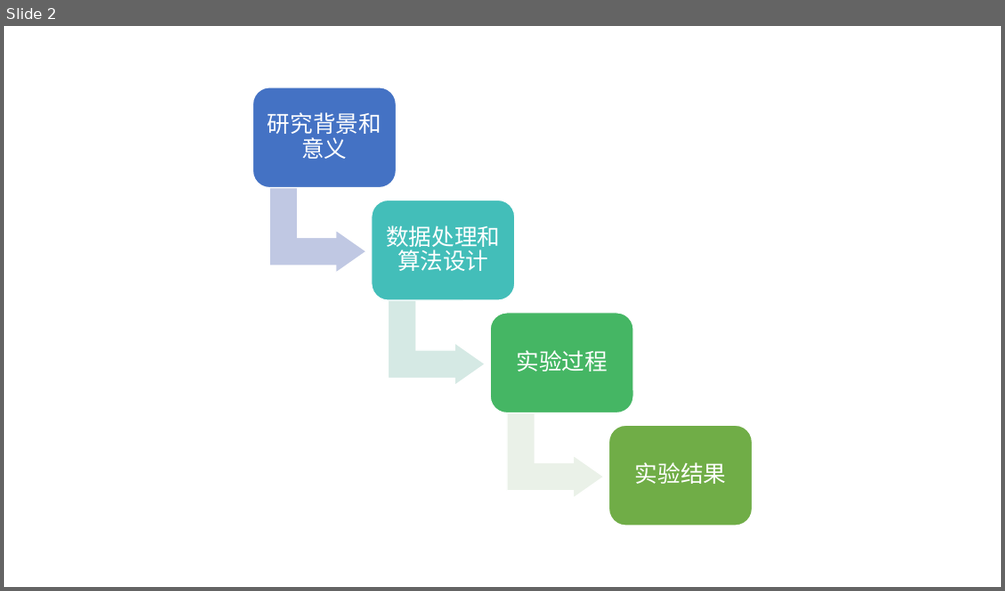
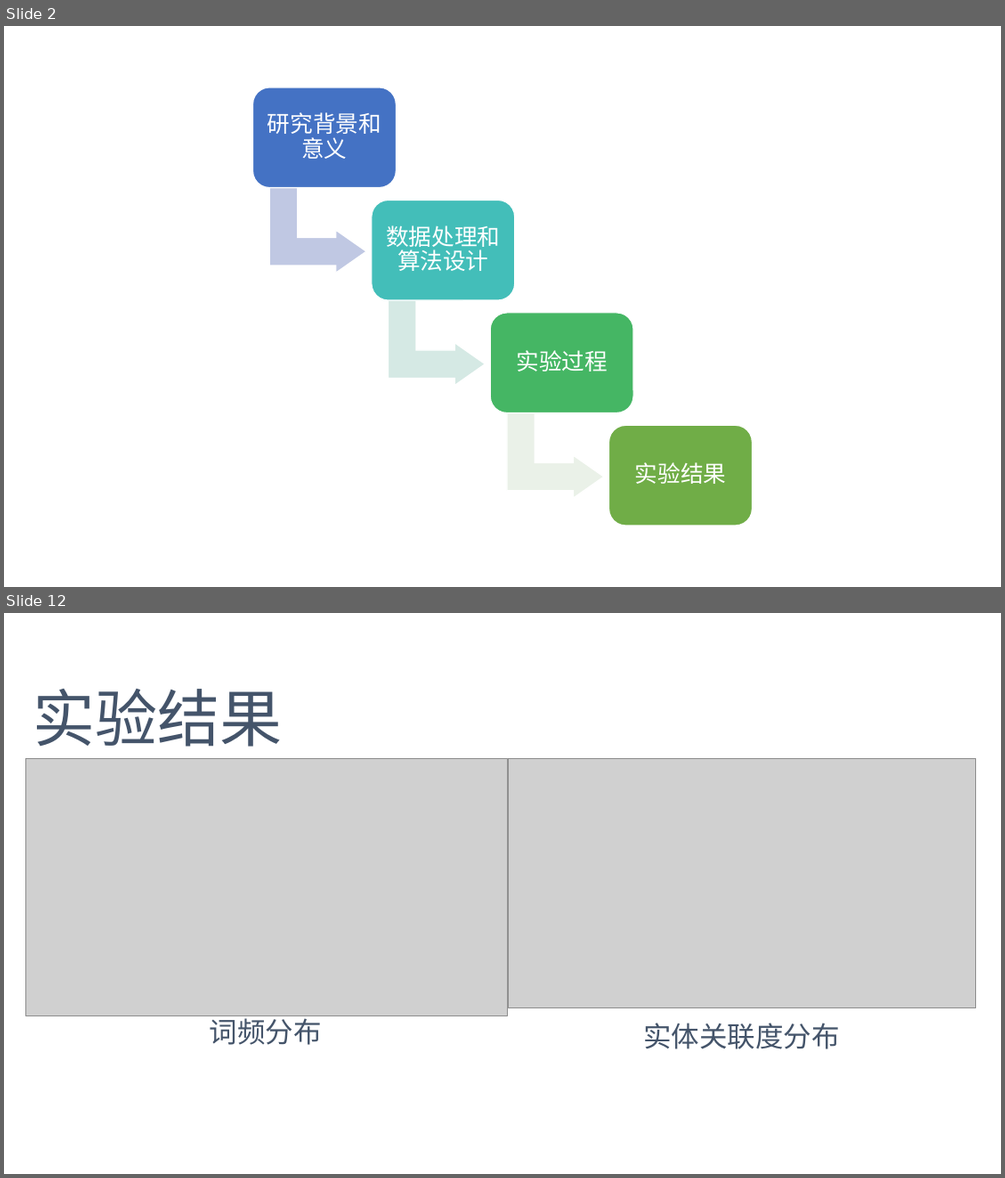
Before and after one commit to DoubleMagicXu/KG, a slide deck: 基于用户投诉文本的知识图谱构建.pptx. Shown one above the other, each under a label of ours: slide 2 before the commit, slides 2 and 12 after it; the slides between them are not shown. The pictures are 1005x591 and 1005x1178 pixels, drawn with LibreOffice and Linux fonts; fonts in the diff are those of the drawing; grey boxes stand for pictures. Boxes give left, top, right and bottom in pixels: in the first picture for what was removed or moved away, otherwise in the second. Text is boxed around its words. In the diff, an @@ line names an element or a change of style, - is before the commit and + after.

```diff
--- a/基于用户投诉文本的知识图谱构建.pptx
+++ b/基于用户投诉文本的知识图谱构建.pptx
@@ slide 12 added at (4, 613, 1001, 1174), background #FFFFFF @@
@@ text added at (32, 689, 282, 747), 60 pt, text #44546A @@
+实验结果
@@ picture added at (25, 759, 508, 1016) @@
@@ picture added at (508, 759, 976, 1008) @@
@@ text added at (210, 1013, 322, 1045), 27 pt, text #44546A @@
+词频分布
@@ text added at (643, 1022, 840, 1049), 27 pt, text #44546A @@
+实体关联度分布
```
Also in this commit, not shown: 3 slides changed, 10 other slides added, 2 slides removed, 3 other files.
